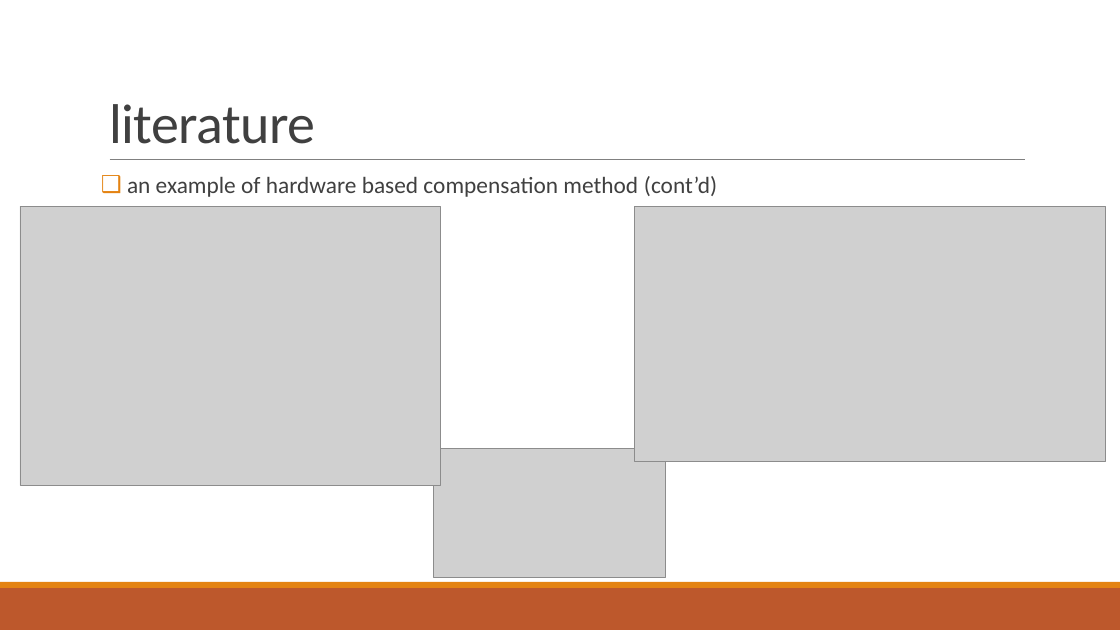
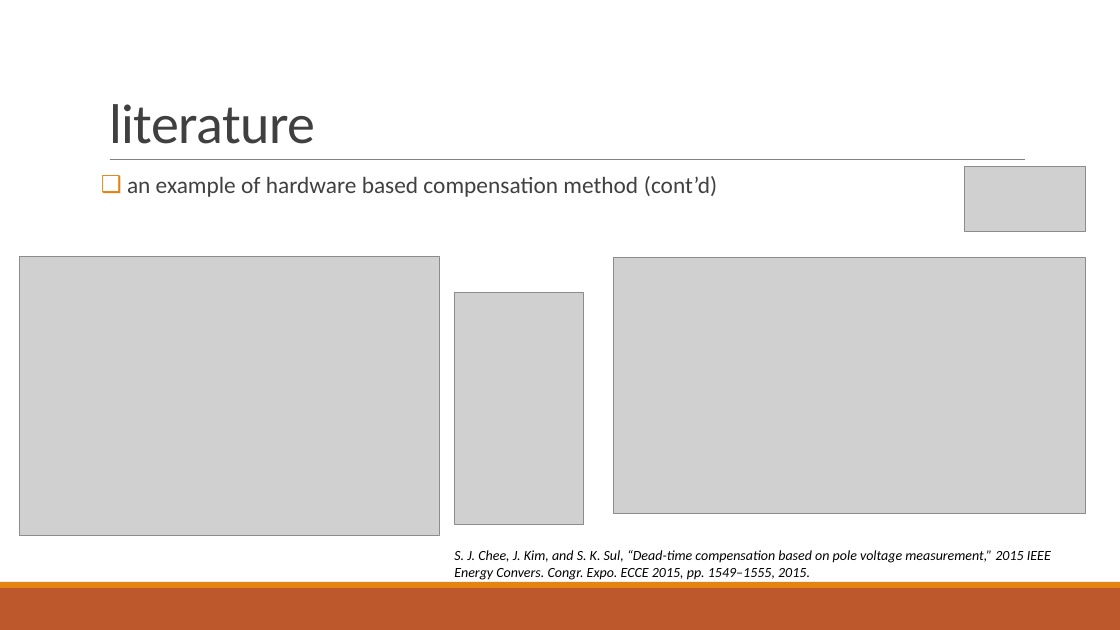
Before and after one commit to hyuruk/doktora, a slide deck: slide 10 of tik/tikMay2018.pptx (slide 8 before the commit). Drawn at 1120x630 pixels with LibreOffice and Linux fonts; fonts in the diff are those of the drawing; grey boxes stand for pictures. Boxes give left, top, right and bottom in pixels: in the first picture for what was removed or moved away, otherwise in the second. Text is boxed around its words. In the diff, an @@ line names an element or a change of style, - is before the commit and + after.

Commit message:
time plan, abstract and presentation is updated and will be checked

```diff
--- a/tik/tikMay2018.pptx
+++ b/tik/tikMay2018.pptx
@@ picture added at [965, 166, 1086, 232] @@
@@ picture: place and size @@
-picture at [20, 207, 441, 486]
+picture at [19, 256, 440, 535]
@@ picture: place and size @@
-picture at [634, 207, 1106, 462]
+picture at [614, 258, 1086, 513]
@@ picture at [455, 293, 584, 525]: rotation 0 to 270 degrees @@
@@ text added at [454, 550, 1051, 580], 12 pt, text #000000, italic @@
+    S. J. Chee, J. Kim, and S. K. Sul, “Dead-time compensation based on pole voltage measurement,” 2015 IEEE Energy Convers. Congr. Expo. ECCE 2015, pp. 1549–1555, 2015.
```
Also in this commit, not shown: 11 other slides changed, 3 slides added, 1 slide removed, 2 other files.
